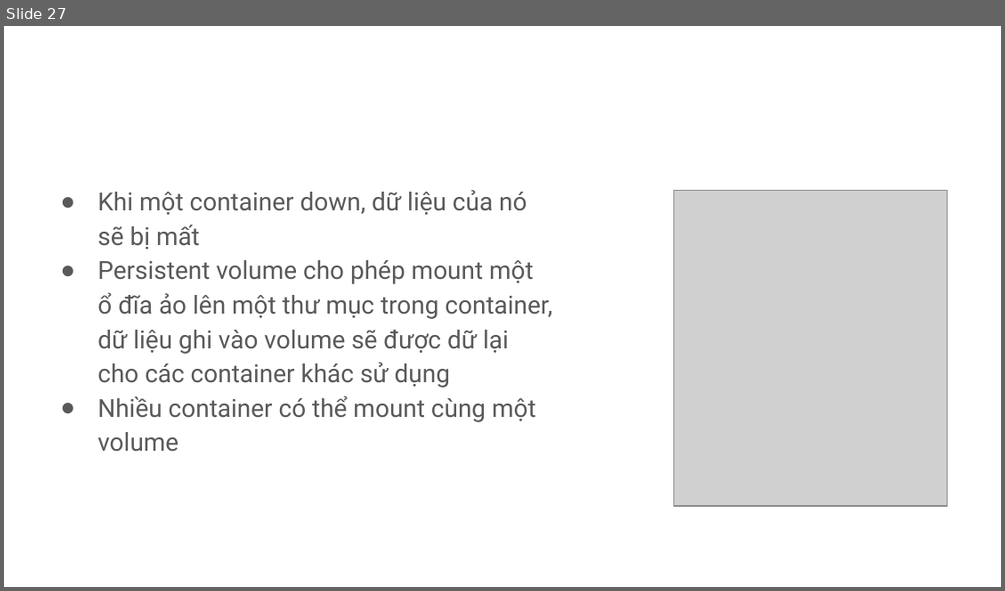
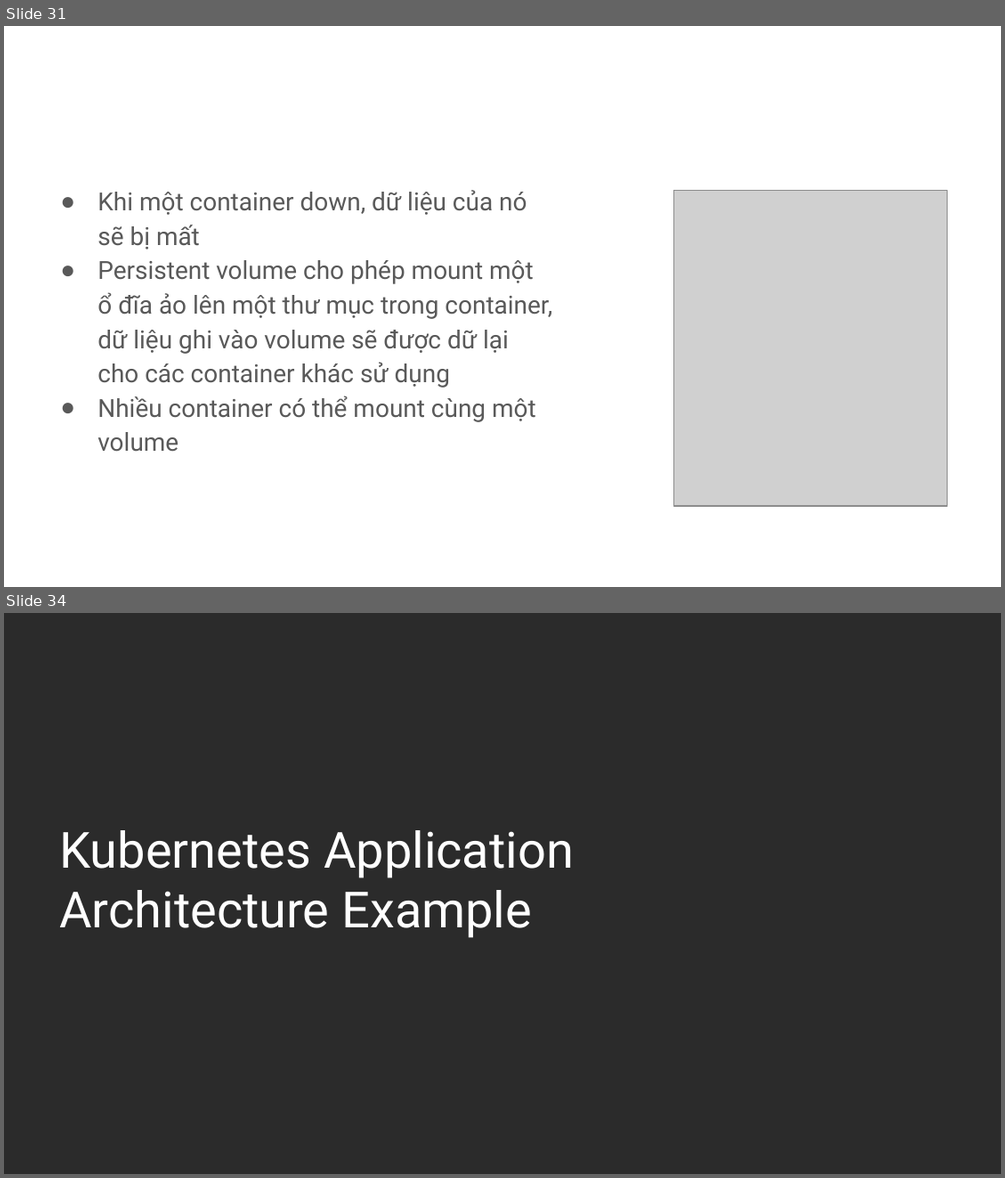
Before and after one commit to tungvt-my-personal-project/learn-kubernetes, a slide deck: slide-dao-tao/Kubernetes-cho-người-mới-bắt-đầu.pptx. Shown one above the other, each under a label of ours: slide 27 before the commit, slides 31 and 34 after it; the slides between them are not shown. The pictures are 1005x591 and 1005x1178 pixels, drawn with LibreOffice and Linux fonts; fonts in the diff are those of the drawing; grey boxes stand for pictures; background and template pictures are left out; a plain dark background stands for a picture behind light text. Boxes give left, top, right and bottom in pixels: in the first picture for what was removed or moved away, otherwise in the second. Text is boxed around its words. In the diff, an @@ line names an element or a change of style, - is before the commit and + after.

Commit message:
add kubernetes architecture example

```diff
--- a/slide-dao-tao/Kubernetes-cho-người-mới-bắt-đầu.pptx
+++ b/slide-dao-tao/Kubernetes-cho-người-mới-bắt-đầu.pptx
@@ slide 34 added at (4,613,1001,1174), background picture (left out) @@
@@ title added at (59,830,574,938), 36 pt, text #FFFFFF @@
+Kubernetes Application Architecture Example
@@ what was slide 27 is now slide 31 @@
```
Also in this commit, not shown: 8 slides changed, 8 other slides added.
